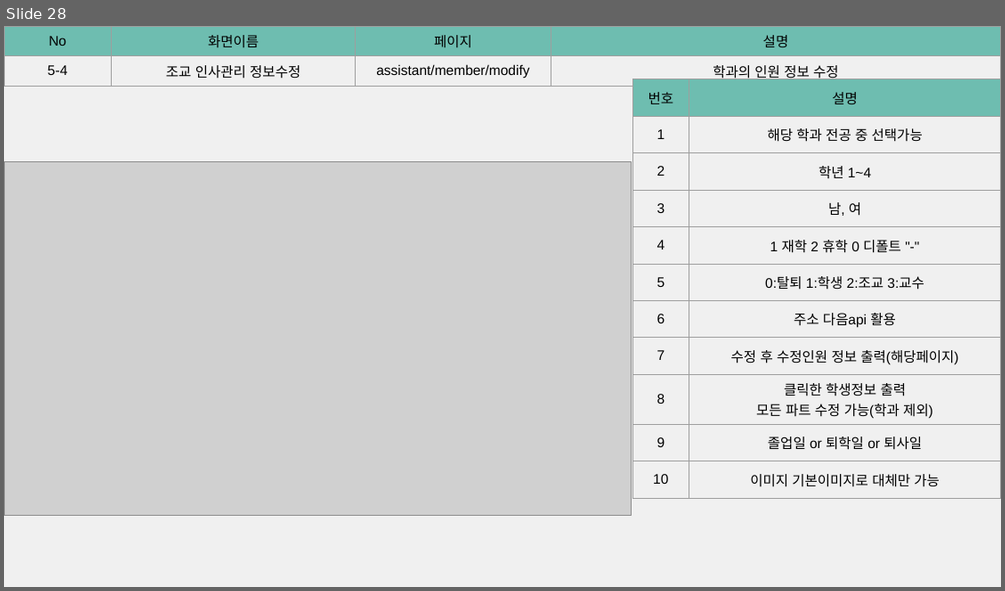
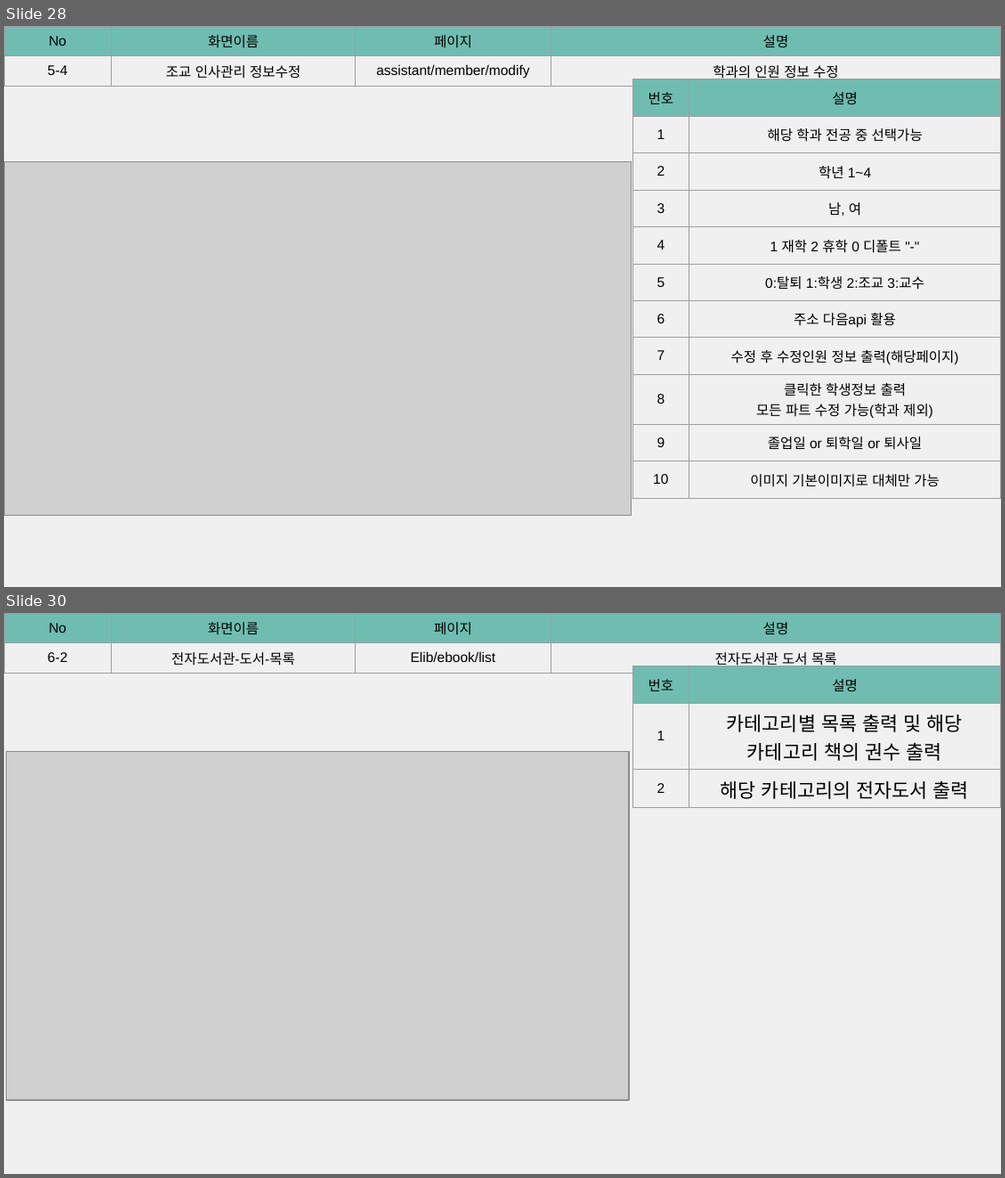
Before and after one commit to yndgow/ChimAcademy, a slide deck: 스토리보드/침대학교 스토리보드 v1.4.pptx. Shown one above the other, each under a label of ours: slide 28 before the commit, slides 28 and 30 after it; the slides between them are not shown. The pictures are 1005x591 and 1005x1178 pixels, drawn with LibreOffice and Linux fonts; fonts in the diff are those of the drawing; grey boxes stand for pictures. Boxes give left, top, right and bottom in pixels: in the first picture for what was removed or moved away, otherwise in the second. Text is boxed around its words. In the diff, an @@ line names an element or a change of style, - is before the commit and + after.

Commit message:
2023/03/27 스토리보드 추가 및 전자도서 부가기능 구현 중

```diff
--- a/스토리보드/침대학교 스토리보드 v1.4.pptx
+++ b/스토리보드/침대학교 스토리보드 v1.4.pptx
@@ slide 30 added at box(4, 613, 1001, 1174), background #F0F0F0 @@
@@ table added at box(4, 613, 1001, 672), 2 rows, 4 columns @@
+No | 화면이름 | 페이지 | 설명
+6-2 | 전자도서관-도서-목록 | Elib/ebook/list | 전자도서관 도서 목록
@@ table added at box(633, 666, 1001, 803), 3 rows, 2 columns @@
+번호 | 설명
+1 | 카테고리별 목록 출력 및 해당 카테고리 책의 권수 출력
+2 | 해당 카테고리의 전자도서 출력
@@ picture added at box(6, 752, 629, 1101) @@
```
Also in this commit, not shown: 7 other slides added, 13 other files.
